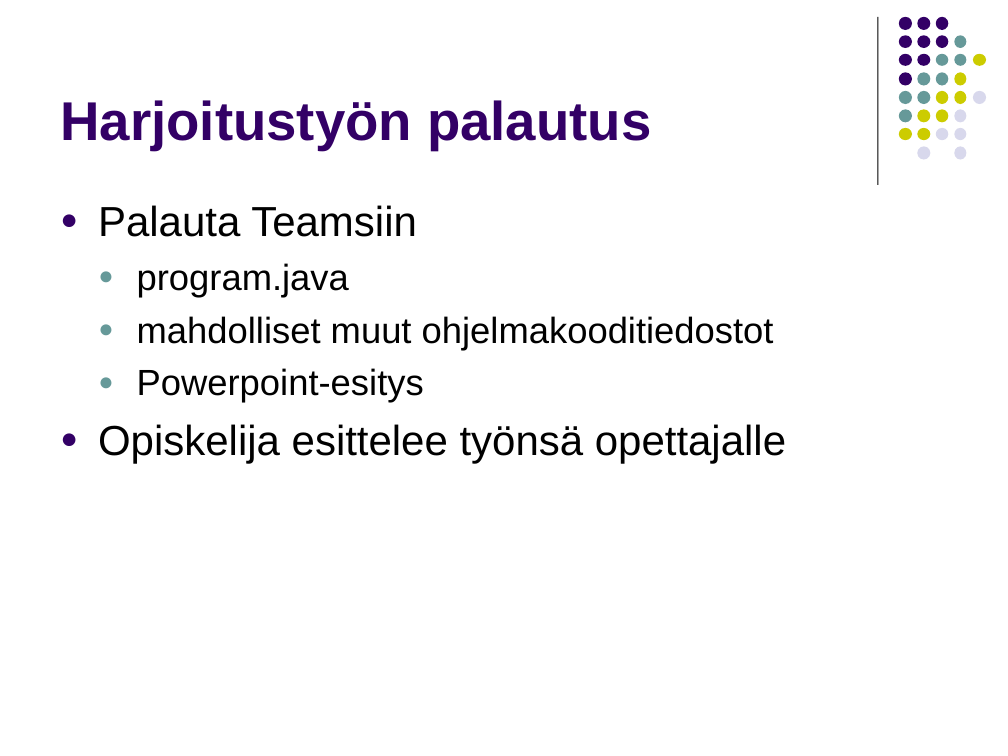
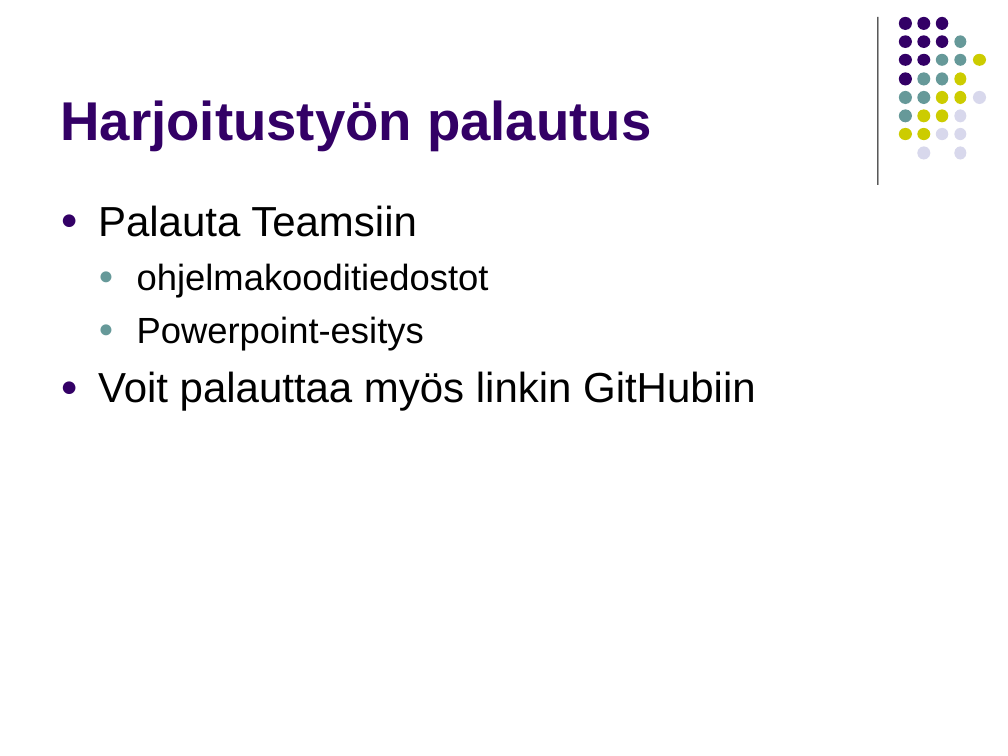
Before and after one commit to lpemake/TrakTite25, a slide deck: slide 6 of Harjoitustyo_Järjestämisalgoritmit.ppt. Drawn at 1008x756 pixels with LibreOffice and Linux fonts; fonts in the diff are those of the drawing. Boxes give left, top, right and bottom in pixels: in the first picture for what was removed or moved away, otherwise in the second. Text is boxed around its words. In the diff, an @@ line names an element or a change of style, - is before the commit and + after.

```diff
--- a/Harjoitustyo_Järjestämisalgoritmit.ppt
+++ b/Harjoitustyo_Järjestämisalgoritmit.ppt
@@ text at (137,263,489,297): text changed @@
-  ● program.java
-  ● mahdolliset muut ohjelmakooditiedostot
+  ● ohjelmakooditiedostot
@@ text at (98,371,756,411): text changed @@
-● Opiskelija esittelee työnsä opettajalle
+● Voit palauttaa myös linkin GitHubiin
```
Also in this commit, not shown: 3 other slides changed, 1 other file.
